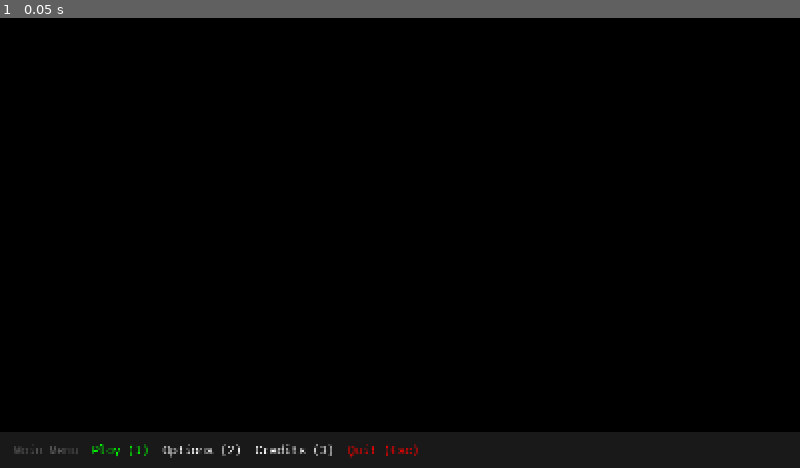
Above: before the commit, frame 1.
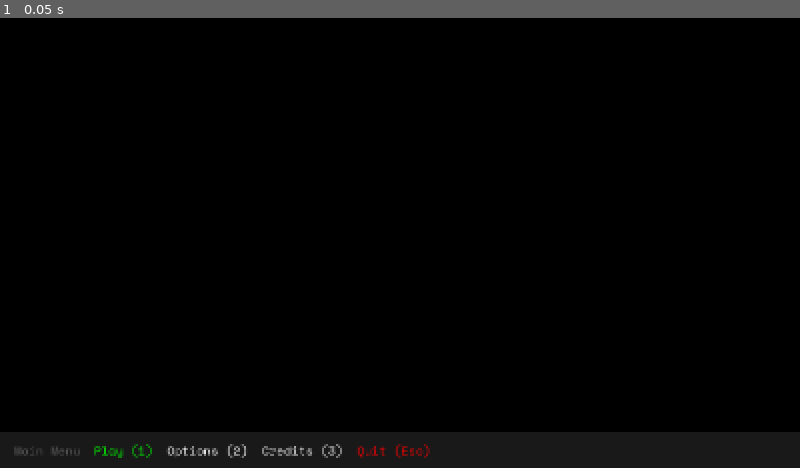
Above: after the commit, the same moment.

Repository: SingularityFuel/GUI
Game: Godot game, scene res://novel/bargo/bargo.tscn
Two runs of this game, one before a commit and one after it. Both use one fixed random seed, a clock stepped at 60 frames per second and the inputs below. Before the commit the project starts from res://novel/bargo.tscn.
Inputs:
- Up to frame 1 (0.05 s): no input

The runs differ from the first frame. In frame 1, 0.6% of the frame differs, in the area x 2-54%, y 94-98%.

Commit message:
Space Mono, Font Theme, Credits (#12)

Diff:
--- a/GUIDOT/novel/bargo.tscn
+++ /dev/null
@@ -1,117 +0,0 @@
-[gd_scene format=3 uid="uid://4c8wv34824cw"]
-
-[ext_resource type="Script" uid="uid://gigastd2c6t3" path="res://novel/bargo.gd" id="1_ioc6g"]
-[ext_resource type="Script" uid="uid://yrah2dhvw5jk" path="res://novel/bargo/bar.gd" id="2_jy4do"]
-[ext_resource type="FontFile" uid="uid://h2wnpmgknmbg" path="res://import/font/SyneMono-Regular.ttf" id="3_ro71n"]
-
-[node name="Bargo" type="Control" unique_id=1347800792 node_paths=PackedStringArray("BottomBar")]
-layout_mode = 3
-anchors_preset = 15
-anchor_right = 1.0
-anchor_bottom = 1.0
-grow_horizontal = 2
-grow_vertical = 2
-script = ExtResource("1_ioc6g")
-BottomBar = NodePath("BarBG/BarHBox")
-
-[node name="BG" type="ColorRect" parent="." unique_id=1002946325]
-layout_mode = 1
-anchors_preset = 15
-anchor_right = 1.0
-anchor_bottom = 1.0
-grow_horizontal = 2
-grow_vertical = 2
-color = Color(0, 0, 0, 1)
-
-[node name="BarBG" type="ColorRect" parent="." unique_id=218714946]
-custom_minimum_size = Vector2(800, 70)
-layout_mode = 1
-anchors_preset = -1
-anchor_top = 1.0
-anchor_right = 1.0
-anchor_bottom = 1.0
-offset_top = -70.0
-color = Color(1, 1, 1, 0.1)
-metadata/_edit_lock_ = true
-
-[node name="BarHBox" type="HBoxContainer" parent="BarBG" unique_id=522259876 node_paths=PackedStringArray("StateHint", "Refs")]
-custom_minimum_size = Vector2(70, 70)
-layout_mode = 1
-anchors_preset = 15
-anchor_right = 1.0
-anchor_bottom = 1.0
-grow_horizontal = 2
-grow_vertical = 2
-theme_override_constants/separation = 28
-script = ExtResource("2_jy4do")
-StateHint = NodePath("State")
-Refs = [NodePath("Label1"), NodePath("Label2"), NodePath("Label3"), NodePath("Label4"), NodePath("Label5"), NodePath("Label6"), NodePath("Label7"), NodePath("Label8")]
-metadata/_edit_lock_ = true
-
-[node name="Blank" type="Control" parent="BarBG/BarHBox" unique_id=39353473]
-layout_mode = 2
-metadata/_edit_lock_ = true
-
-[node name="State" type="Label" parent="BarBG/BarHBox" unique_id=538780347]
-layout_mode = 2
-theme_override_colors/font_color = Color(0.33333334, 0.33333334, 0.33333334, 1)
-theme_override_fonts/font = ExtResource("3_ro71n")
-theme_override_font_sizes/font_size = 26
-text = "State"
-metadata/_edit_lock_ = true
-
-[node name="Label1" type="Label" parent="BarBG/BarHBox" unique_id=547122991]
-layout_mode = 2
-theme_override_fonts/font = ExtResource("3_ro71n")
-theme_override_font_sizes/font_size = 26
-text = "Play (1)"
-metadata/_edit_lock_ = true
-
-[node name="Label2" type="Label" parent="BarBG/BarHBox" unique_id=473990530]
-layout_mode = 2
-theme_override_fonts/font = ExtResource("3_ro71n")
-theme_override_font_sizes/font_size = 26
-text = "Options (2)"
-metadata/_edit_lock_ = true
-
-[node name="Label3" type="Label" parent="BarBG/BarHBox" unique_id=955860472]
-layout_mode = 2
-theme_override_fonts/font = ExtResource("3_ro71n")
-theme_override_font_sizes/font_size = 26
-text = "Credits (3)"
-metadata/_edit_lock_ = true
-
-[node name="Label4" type="Label" parent="BarBG/BarHBox" unique_id=615314478]
-layout_mode = 2
-theme_override_fonts/font = ExtResource("3_ro71n")
-theme_override_font_sizes/font_size = 26
-text = "Quit (Esc)"
-metadata/_edit_lock_ = true
-
-[node name="Label5" type="Label" parent="BarBG/BarHBox" unique_id=1933980201]
-layout_mode = 2
-theme_override_colors/font_color = Color(1, 0.33333334, 0.33333334, 1)
-theme_override_fonts/font = ExtResource("3_ro71n")
-theme_override_font_sizes/font_size = 26
-metadata/_edit_lock_ = true
-
-[node name="Label6" type="Label" parent="BarBG/BarHBox" unique_id=913326280]
-layout_mode = 2
-theme_override_colors/font_color = Color(1, 0.33333334, 0.33333334, 1)
-theme_override_fonts/font = ExtResource("3_ro71n")
-theme_override_font_sizes/font_size = 26
-metadata/_edit_lock_ = true
-
-[node name="Label7" type="Label" parent="BarBG/BarHBox" unique_id=282345186]
-layout_mode = 2
-theme_override_colors/font_color = Color(1, 0.33333334, 0.33333334, 1)
-theme_override_fonts/font = ExtResource("3_ro71n")
-theme_override_font_sizes/font_size = 26
-metadata/_edit_lock_ = true
-
-[node name="Label8" type="Label" parent="BarBG/BarHBox" unique_id=290638823]
-layout_mode = 2
-theme_override_colors/font_color = Color(1, 0.33333334, 0.33333334, 1)
-theme_override_fonts/font = ExtResource("3_ro71n")
-theme_override_font_sizes/font_size = 26
-metadata/_edit_lock_ = true
--- a/GUIDOT/novel/bargo.gd
+++ b/GUIDOT/novel/bargo/bargo.gd
@@ -1,6 +1,7 @@
 extends Control
 
 @export var BottomBar:Bar
+@export var CreditsPanel:CanvasItem
 
 var GameState:String
 
@@ -9,6 +10,8 @@
 		L.logError("bottom bar nonexistent")
 	# Triggers
 	S.AnyKey.connect(_onKey)
+	# Hide Components
+	CreditsPanel.hide()
 	# Initialize
 	ChangeState("Main Menu")
 
@@ -54,5 +57,17 @@
 			ChangeState("Main Menu")
 
 func ChangeState(state:String) -> void:
+	LeaveState(GameState)
 	BottomBar.ChangeState(state)
 	GameState = state
+	EnterState(GameState)
+
+func LeaveState(state:String) -> void:
+	match state:
+		"Credits":
+			CreditsPanel.hide()
+
+func EnterState(state:String) -> void:
+	match state:
+		"Credits":
+			CreditsPanel.show()
--- /dev/null
+++ b/GUIDOT/novel/bargo/bargo.tscn
@@ -0,0 +1,147 @@
+[gd_scene format=3 uid="uid://4c8wv34824cw"]
+
+[ext_resource type="Script" uid="uid://gigastd2c6t3" path="res://novel/bargo/bargo.gd" id="1_ioc6g"]
+[ext_resource type="Script" uid="uid://yrah2dhvw5jk" path="res://novel/bargo/bar.gd" id="2_jy4do"]
+[ext_resource type="Theme" uid="uid://b8lununx6pesr" path="res://novel/bargo/main_font_theme.tres" id="4_xi4j1"]
+
+[node name="Bargo" type="Control" unique_id=1347800792 node_paths=PackedStringArray("BottomBar", "CreditsPanel")]
+layout_mode = 3
+anchors_preset = 15
+anchor_right = 1.0
+anchor_bottom = 1.0
+grow_horizontal = 2
+grow_vertical = 2
+script = ExtResource("1_ioc6g")
+BottomBar = NodePath("Bar/BarHBox")
+CreditsPanel = NodePath("Credits")
+
+[node name="BG" type="ColorRect" parent="." unique_id=1002946325]
+layout_mode = 1
+anchors_preset = 15
+anchor_right = 1.0
+anchor_bottom = 1.0
+grow_horizontal = 2
+grow_vertical = 2
+color = Color(0, 0, 0, 1)
+
+[node name="Bar" type="ColorRect" parent="." unique_id=218714946]
+custom_minimum_size = Vector2(800, 70)
+layout_mode = 1
+anchors_preset = -1
+anchor_top = 1.0
+anchor_right = 1.0
+anchor_bottom = 1.0
+offset_top = -70.0
+color = Color(1, 1, 1, 0.1)
+metadata/_edit_lock_ = true
+
+[node name="BarHBox" type="HBoxContainer" parent="Bar" unique_id=522259876 node_paths=PackedStringArray("StateHint", "Refs")]
+custom_minimum_size = Vector2(70, 70)
+layout_mode = 1
+anchors_preset = 15
+anchor_right = 1.0
+anchor_bottom = 1.0
+grow_horizontal = 2
+grow_vertical = 2
+theme_override_constants/separation = 28
+script = ExtResource("2_jy4do")
+StateHint = NodePath("State")
+Refs = [NodePath("Label1"), NodePath("Label2"), NodePath("Label3"), NodePath("Label4"), NodePath("Label5"), NodePath("Label6"), NodePath("Label7"), NodePath("Label8")]
+metadata/_edit_lock_ = true
+
+[node name="Blank" type="Control" parent="Bar/BarHBox" unique_id=39353473]
+layout_mode = 2
+metadata/_edit_lock_ = true
+
+[node name="State" type="Label" parent="Bar/BarHBox" unique_id=538780347]
+layout_mode = 2
+theme = ExtResource("4_xi4j1")
+theme_override_colors/font_color = Color(0.33333334, 0.33333334, 0.33333334, 1)
+text = "State"
+metadata/_edit_lock_ = true
+
+[node name="Label1" type="Label" parent="Bar/BarHBox" unique_id=547122991]
+layout_mode = 2
+theme = ExtResource("4_xi4j1")
+text = "Play (1)"
+metadata/_edit_lock_ = true
+
+[node name="Label2" type="Label" parent="Bar/BarHBox" unique_id=473990530]
+layout_mode = 2
+theme = ExtResource("4_xi4j1")
+text = "Options (2)"
+metadata/_edit_lock_ = true
+
+[node name="Label3" type="Label" parent="Bar/BarHBox" unique_id=955860472]
+layout_mode = 2
+theme = ExtResource("4_xi4j1")
+text = "Credits (3)"
+metadata/_edit_lock_ = true
+
+[node name="Label4" type="Label" parent="Bar/BarHBox" unique_id=615314478]
+layout_mode = 2
+theme = ExtResource("4_xi4j1")
+text = "Quit (Esc)"
+metadata/_edit_lock_ = true
+
+[node name="Label5" type="Label" parent="Bar/BarHBox" unique_id=1933980201]
+layout_mode = 2
+theme = ExtResource("4_xi4j1")
+theme_override_colors/font_color = Color(1, 0.33333334, 0.33333334, 1)
+metadata/_edit_lock_ = true
+
+[node name="Label6" type="Label" parent="Bar/BarHBox" unique_id=913326280]
+layout_mode = 2
+theme = ExtResource("4_xi4j1")
+theme_override_colors/font_color = Color(1, 0.33333334, 0.33333334, 1)
+metadata/_edit_lock_ = true
+
+[node name="Label7" type="Label" parent="Bar/BarHBox" unique_id=282345186]
+layout_mode = 2
+theme = ExtResource("4_xi4j1")
+theme_override_colors/font_color = Color(1, 0.33333334, 0.33333334, 1)
+metadata/_edit_lock_ = true
+
+[node name="Label8" type="Label" parent="Bar/BarHBox" unique_id=290638823]
+layout_mode = 2
+theme = ExtResource("4_xi4j1")
+theme_override_colors/font_color = Color(1, 0.33333334, 0.33333334, 1)
+metadata/_edit_lock_ = true
+
+[node name="Credits" type="ColorRect" parent="." unique_id=1226702153]
+layout_mode = 1
+anchors_preset = -1
+anchor_right = 1.0
+anchor_bottom = 1.0
+offset_left = 70.0
+offset_top = 70.0
+offset_right = -70.0
+offset_bottom = -140.0
+color = Color(0, 0, 0, 0.5)
+
+[node name="ReferenceRect" type="ReferenceRect" parent="Credits" unique_id=1711594776]
+layout_mode = 1
+anchors_preset = 15
+anchor_right = 1.0
+anchor_bottom = 1.0
+grow_horizontal = 2
+grow_vertical = 2
+border_color = Color(0.26666668, 0.26666668, 0.26666668, 1)
+border_width = 2.0
+
+[node name="CreditsTxt" type="Label" parent="Credits" unique_id=1905640873]
+layout_mode = 1
+anchors_preset = 15
+anchor_right = 1.0
+anchor_bottom = 1.0
+grow_horizontal = 2
+grow_vertical = 2
+theme = ExtResource("4_xi4j1")
+text = "
+Source Code: github.com/SingularityFuel/GUI
+
+Created with Godot editor
+
+External Fonts:
+\"Syne Mono\" and \"Space Mono\", each under SIL Open Font License, Version 1.1"
+horizontal_alignment = 1
--- /dev/null
+++ b/GUIDOT/novel/bargo/main_font_theme.tres
@@ -0,0 +1,7 @@
+[gd_resource type="Theme" format=3 uid="uid://b8lununx6pesr"]
+
+[ext_resource type="FontFile" uid="uid://c5620j5m6qbvx" path="res://import/font/SpaceMono-Regular.ttf" id="1_exe84"]
+
+[resource]
+default_font = ExtResource("1_exe84")
+default_font_size = 24
Binary file added: GUIDOT/import/font/SpaceMono-Regular.ttf
Not shown, added: GUIDOT/import/font/SpaceMono-Regular.ttf.import
Renamed: GUIDOT/novel/bargo.gd.uid -> GUIDOT/novel/bargo/bargo.gd.uid
